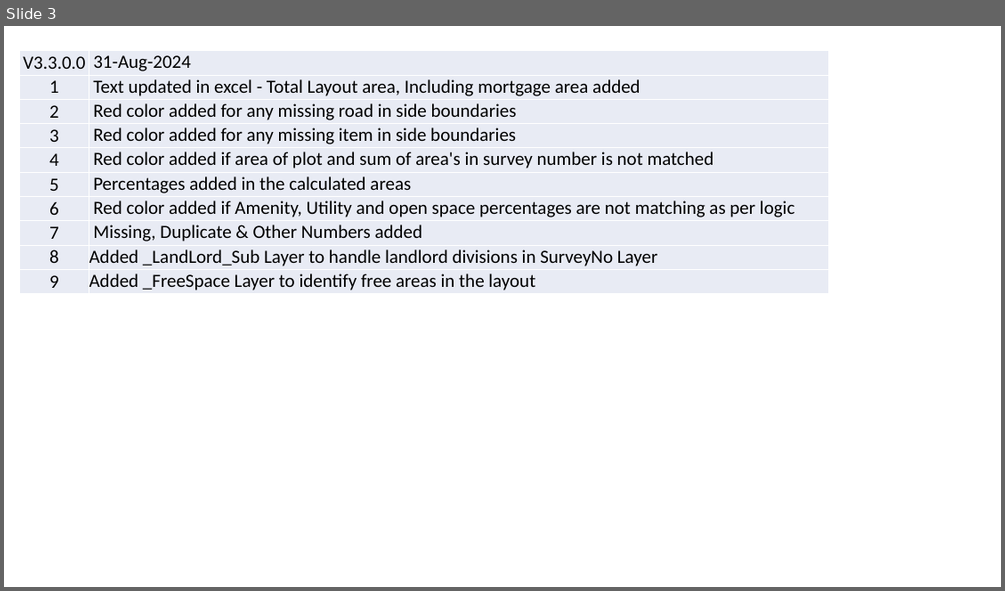
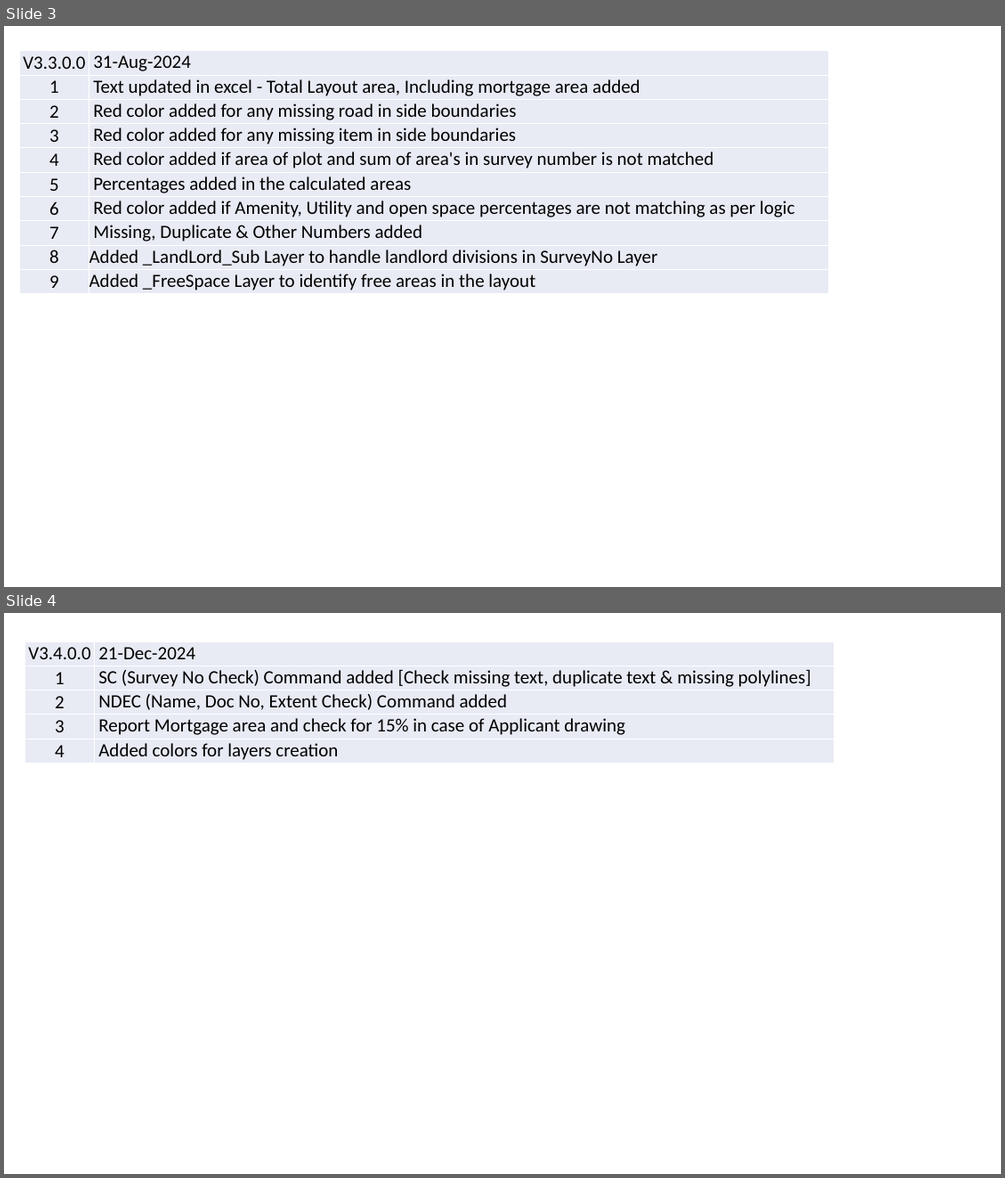
Before and after one commit to GopinadGvs/Square_ExtractData_CreateTable, a slide deck: Documentation/ReleaseNotes.pptx. Shown one above the other, each under a label of ours: slide 3 before the commit, slides 3 and 4 after it. The pictures are 1005x591 and 1005x1178 pixels, drawn with LibreOffice and Linux fonts; fonts in the diff are those of the drawing. Boxes give left, top, right and bottom in pixels: in the first picture for what was removed or moved away, otherwise in the second. Text is boxed around its words. In the diff, an @@ line names an element or a change of style, - is before the commit and + after.

```diff
--- a/Documentation/ReleaseNotes.pptx
+++ b/Documentation/ReleaseNotes.pptx
@@ slide 4 added at [4, 613, 1001, 1174], background #FFFFFF @@
@@ table added at [25, 641, 834, 763], 5 rows, 2 columns @@
+V3.4.0.0 | 21-Dec-2024
+1 | SC (Survey No Check) Command added [Check missing text, duplicate text & missing polylines]
+2 | NDEC (Name, Doc No, Extent Check) Command added
+3 | Report Mortgage area and check for 15% in case of Applicant drawing
+4 | Added colors for layers creation
```
Also in this commit, not shown: 7 other files.
